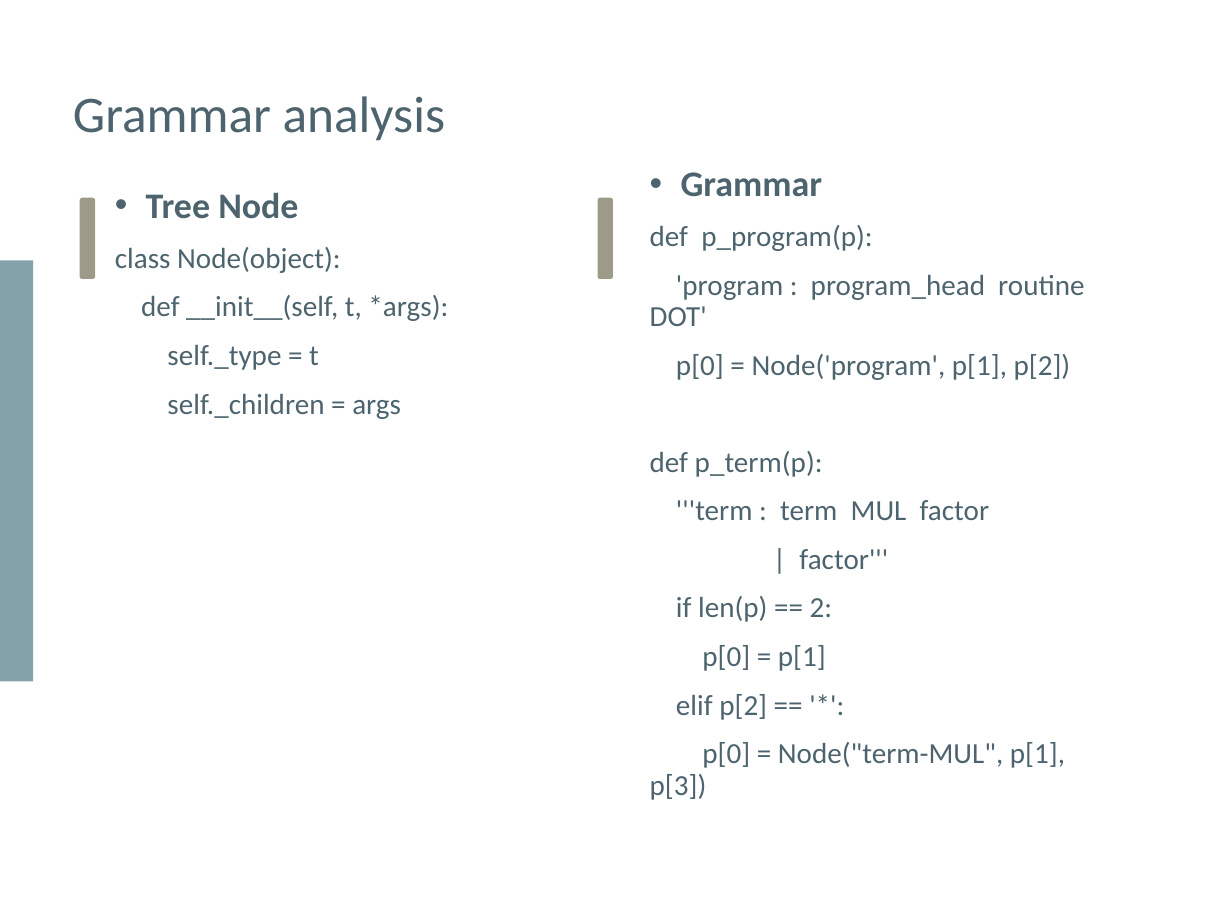
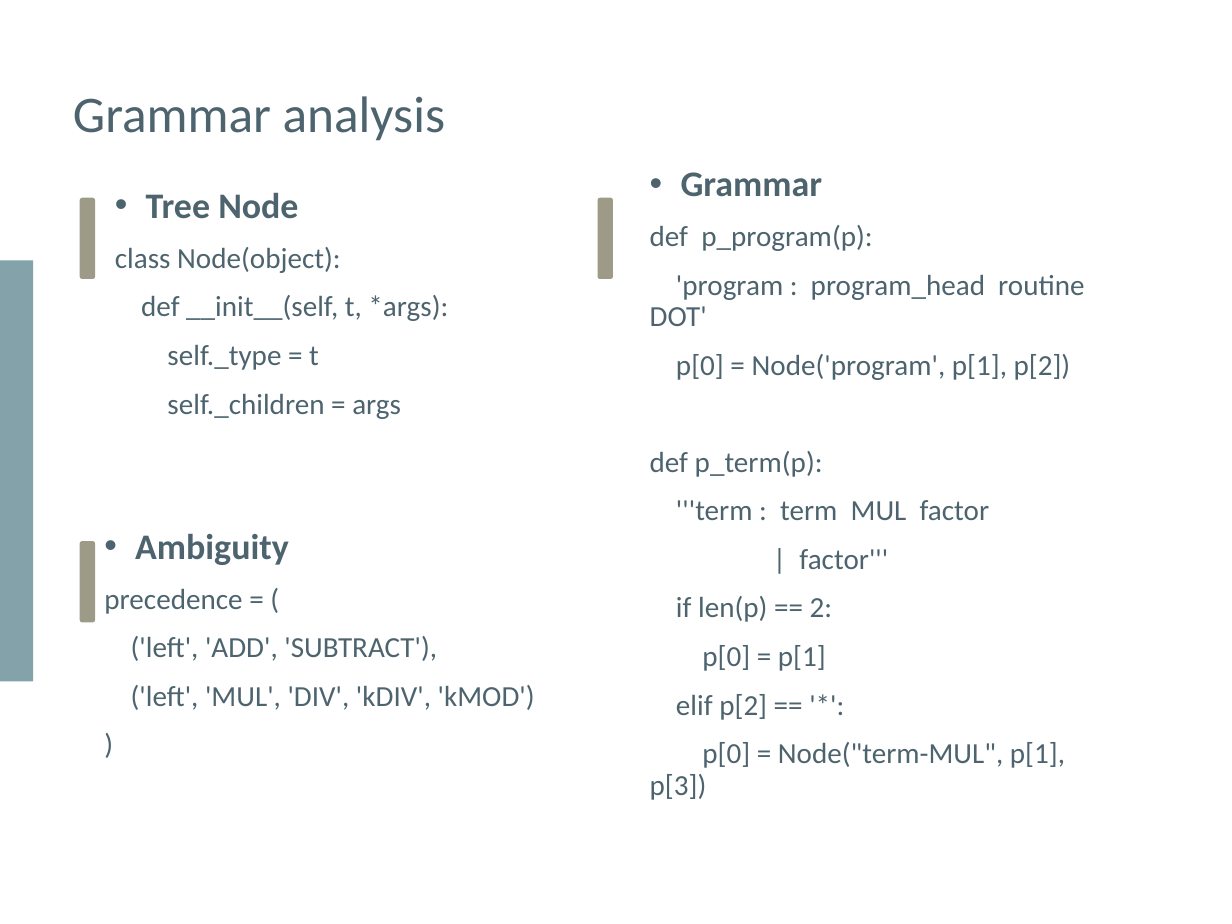
Before and after one commit to Yeeef/SOUP, a slide deck: slide 7 of report/Presentation.pptx. Drawn at 1232x924 pixels with LibreOffice and Linux fonts; fonts in the diff are those of the drawing. Boxes give left, top, right and bottom in pixels: in the first picture for what was removed or moved away, otherwise in the second. Text is boxed around its words. In the diff, an @@ line names an element or a change of style, - is before the commit and + after.

```diff
--- a/report/Presentation.pptx
+++ b/report/Presentation.pptx
@@ text added at (104,534,535,710), 17 pt, text #4D646F @@
+• Ambiguity
+precedence = (
+('left', 'ADD', 'SUBTRACT'),
+('left', 'MUL', 'DIV', 'kDIV', 'kMOD')
+)
@@ rounded rectangle added at (80,541,96,622), fill #9D9A88 @@
```
Also in this commit, not shown: 1 other slide changed, 3 slides added.
